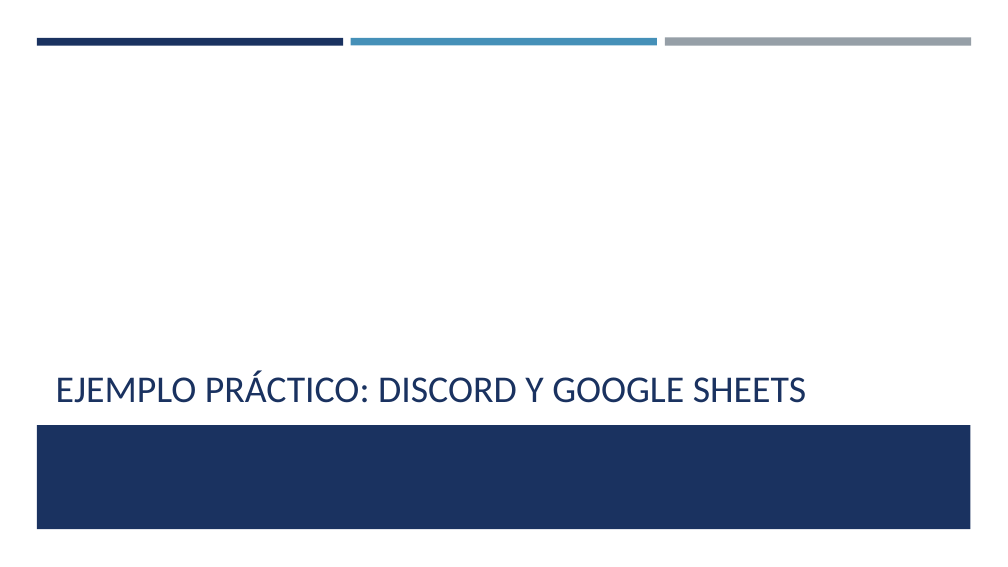
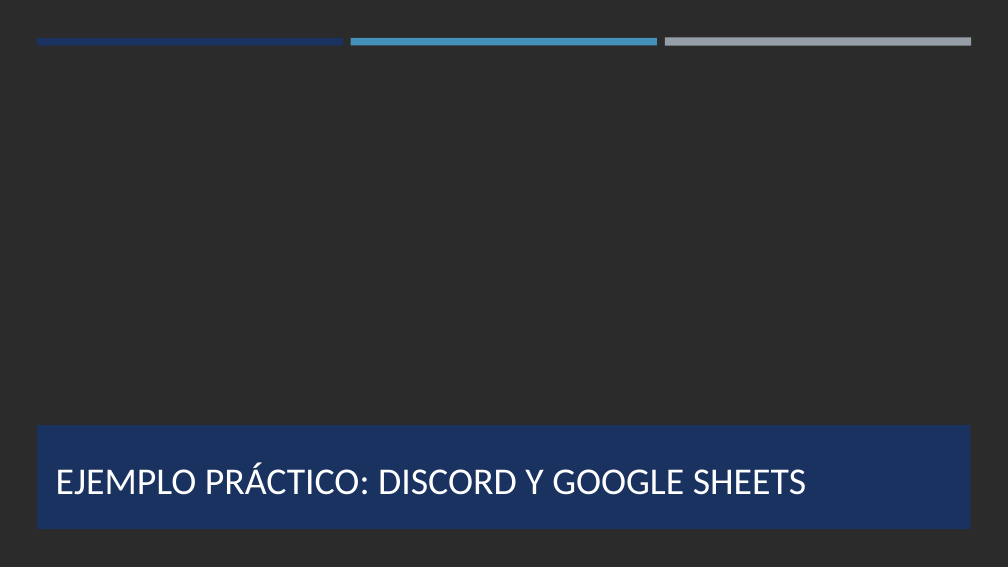
Before and after one commit to SaulRC1/Integracion-de-la-informacion-y-aplicaciones, a slide deck: slide 8 of Practicas/Practica 2 - Integromat Make/Herramienta Integromat Make - Juan Alberto Domínguez Vázquez Saúl Rodríguez Naranjo.pptx (slide 5 before the commit). Drawn at 1008x567 pixels with LibreOffice and Linux fonts; fonts in the diff are those of the drawing; background and template pictures are left out; a plain dark background stands for a picture behind light text. Boxes give left, top, right and bottom in pixels: in the first picture for what was removed or moved away, otherwise in the second. Text is boxed around its words. In the diff, an @@ line names an element or a change of style, - is before the commit and + after.

```diff
--- a/Practicas/Practica 2 - Integromat Make/Herramienta Integromat Make - Juan Alberto Domínguez Vázquez Saúl Rodríguez Naranjo.pptx
+++ b/Practicas/Practica 2 - Integromat Make/Herramienta Integromat Make - Juan Alberto Domínguez Vázquez Saúl Rodríguez Naranjo.pptx
@@ background #FFFFFF to picture (left out) @@
@@ title "EJEMPLO PRÁCTICO: DISCORD Y GOOGLE ...": place and size @@
-title "EJEMPLO PRÁCTICO: DISCORD Y GOOGLE ..." at (56, 370, 806, 403)
+title "EJEMPLO PRÁCTICO: DISCORD Y GOOGLE ..." at (56, 462, 806, 495)
@@ title "EJEMPLO PRÁCTICO: DISCORD Y GOOGLE ..." at (56, 462, 806, 495): text colour #1A3260 to #FFFFFF @@
```
Also in this commit, not shown: 2 other slides changed, 8 slides added.
